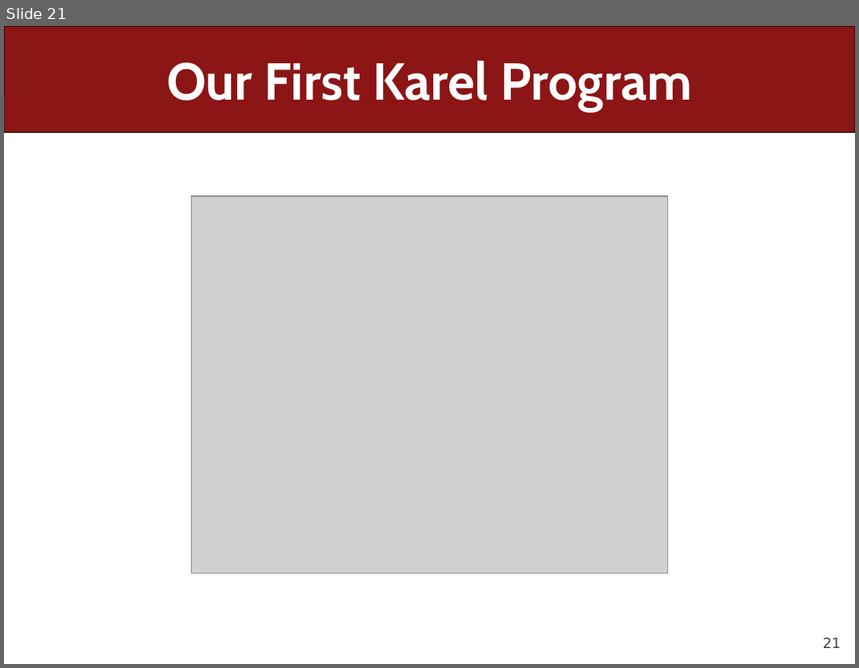
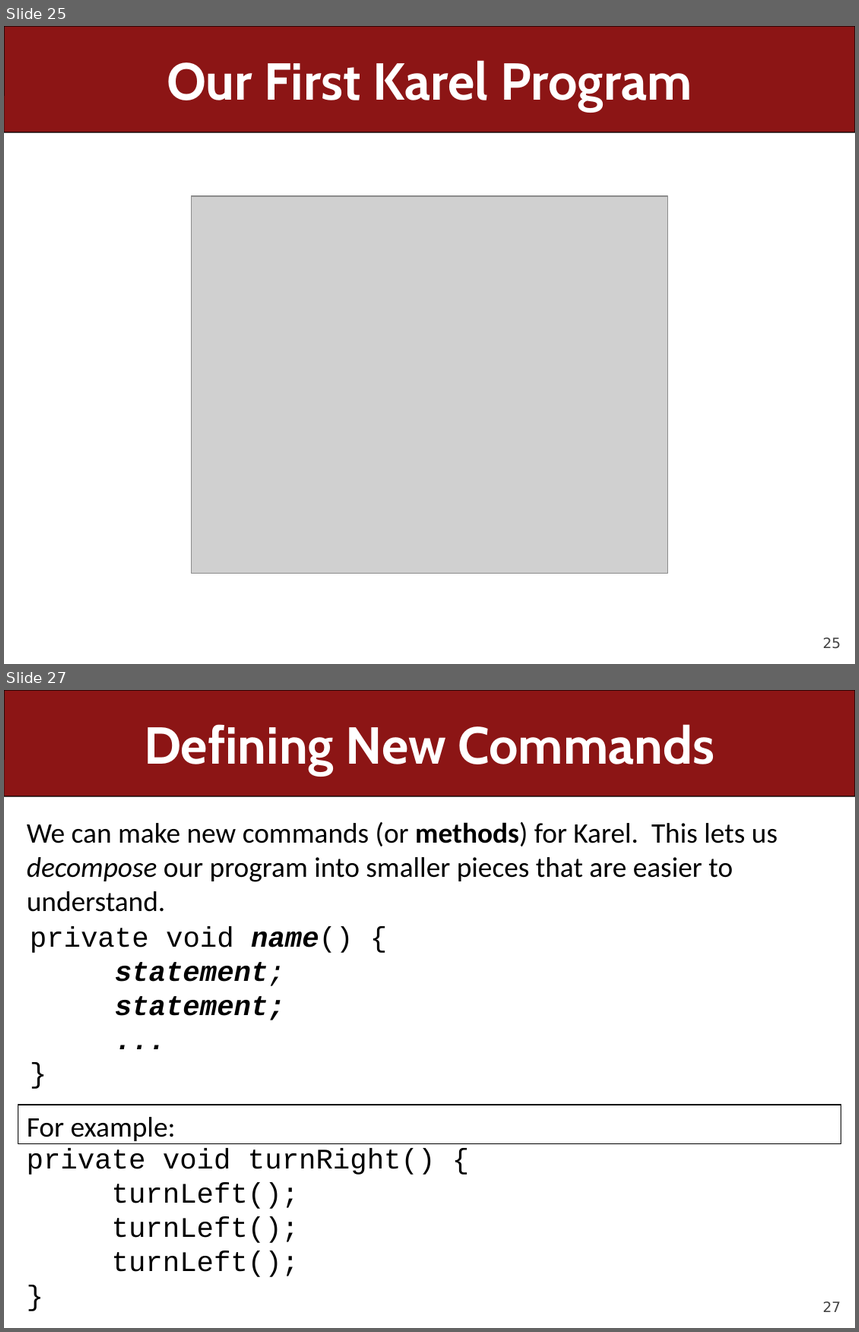
Before and after one commit to ckincaid17/cs106a-summer-2018, a slide deck: WWW/lectures/Lecture2/Lecture2.pptx. Shown one above the other, each under a label of ours: slide 21 before the commit, slides 25 and 27 after it; the slides between them are not shown. The pictures are 859x668 and 859x1332 pixels, drawn with LibreOffice and Linux fonts; fonts in the diff are those of the drawing; grey boxes stand for pictures. Boxes give left, top, right and bottom in pixels: in the first picture for what was removed or moved away, otherwise in the second. Text is boxed around its words. In the diff, an @@ line names an element or a change of style, - is before the commit and + after.

```diff
--- a/WWW/lectures/Lecture2/Lecture2.pptx
+++ b/WWW/lectures/Lecture2/Lecture2.pptx
@@ slide 27 added at [4,690,855,1328], background #FFFFFF; not listed: 2 template elements that a slide beside it also shows @@
@@ title added at [144,724,715,775], 44 pt, text #FFFFFF, bold @@
+Defining New Commands
@@ text added at [27,822,778,912], 24 pt, text #000000 @@
+We can make new commands (or methods) for Karel. This lets us decompose our program into smaller pieces that are easier to understand.
@@ text added at [30,927,353,1021], 24 pt, text #000000, bold, italic @@
+private void name() {
+statement;
+statement;
+...
+}
@@ rectangle added at [18,1106,842,1144], outline #000000 0.75 pt, 24 pt, text #000000 @@
+For example:
@@ text added at [27,1149,435,1277], 24 pt, text #000000 @@
+private void turnRight() {
+turnLeft();
+turnLeft();
+turnLeft();
+}
@@ what was slide 21 is now slide 25 @@
@@ page number at [823,638,842,649]: text changed @@
-21
+25
```
Also in this commit, not shown: 6 slides changed, 34 other slides added, 5 slides removed, 24 other files.
